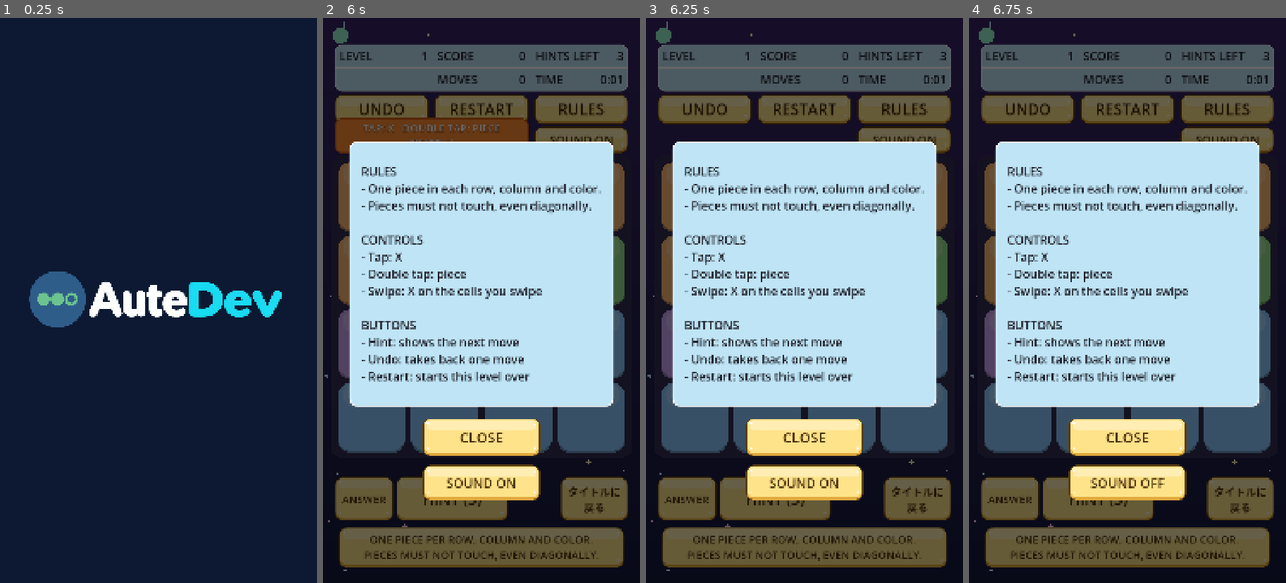
Above: before the commit, frames 1-4 (left to right).
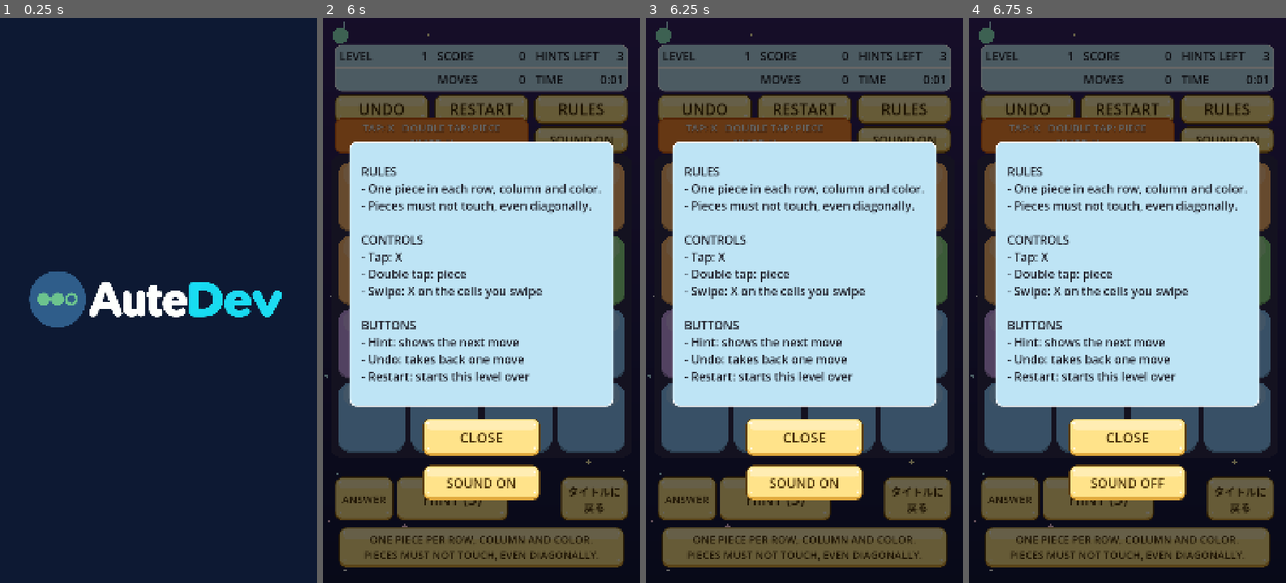
Above: after the commit, the same moments.

Repository: hidekig1001-cell/invader-radar
Game: Godot game, scene res://scenes/app.tscn
Two runs of this game, one before a commit and one after it. Both use one fixed random seed, a clock stepped at 60 frames per second and the inputs below.
Inputs (mouse positions are in pixels of both pictures, inside the frame that each line leads up to):
- Up to frame 1 (0.25 s): no input
- Up to frame 2 (6 s): tap Enter at 0.5 s; move the mouse to (551, 272) at 0.52 s; hold Shift 0.53-1.25 s; click (551, 272) at 0.67 s; click "English" at 1.25 s; click "START NOW" at 2 s; click "RESTART" at 2.75 s; click "RESTART" at 3.5 s; click "RESTART" at 4.25 s; click "UNDO" at 5 s; click "RULES" at 5.75 s
- Up to frame 3 (6.25 s): no input
- Up to frame 4 (6.75 s): click "HINT (3)" at 6.5 s

Frames 1-2 are identical in both runs. In frame 3, 2.5% of the frame differs, in the area x 3-65%, y 17-24%; in frame 4, 2.5%.

Commit message:
Pixel 指摘 3: 操作の説明を消さずに出しておく
- show_help() を足し、ゲームの始め・チュートリアルの終わりに操作の説明を出しっぱなし（seconds 0）にする
- ヒントが消えたとき（_refresh）・クリアの表示から次の面に進んだとき・決定ボタン（on_apply）のあとは操作の説明に戻す
- チュートリアルの間は出さない。文は今の language から作る
- クリアの表示（session.status == "cleared"）は今のまま消さない
- 既存のテスト test_cr_1134（2 か所）と test_cr_1076 の「吹き出しが消える」表明を「操作の説明が出ている」に

Co-Authored-By: Claude Opus 5.5 <noreply@anthropic.com>
Claude-Session: https://claude.ai/code/session_01Dh6uQutkfBWnxNoiKRmAYL

Diff:
--- a/scenes/main.gd
+++ b/scenes/main.gd
@@ -92,7 +92,7 @@
 	)
 	hud.set_language(language)
 	_refresh()
-	bubble.show_text(help_text(), 4.0)
+	show_help()
 
 	rules_label = RulesLabelScript.new()
 	add_child(rules_label)
@@ -306,7 +306,7 @@
 
 func on_apply() -> void:
 	sound.play_sfx("button")
-	bubble.clear_text()
+	show_help()
 	board_view.hint_cell = Vector2i(-1, -1)
 	hud.set_apply_visible(false)
 	session.apply_hint()
@@ -345,9 +345,10 @@
 		bubble.show_tile(cleared_text(), board_view.position + board_view.board_rect().get_center())
 	elif bubble.text == cleared_text():
 		bubble.clear_text()
+		show_help()
 	if session.current_hint.is_empty():
 		if board_view.hint_cell.x >= 0 and session.status != "cleared":
-			bubble.clear_text()
+			show_help()
 		board_view.hint_cell = Vector2i(-1, -1)
 		hud.set_apply_visible(false)
 
@@ -381,7 +382,7 @@
 	board_view.highlight_cells = []
 	hud.set_tutorial_mode(false)
 	bubble.clear_text()
-	bubble.show_text(help_text(), 4.0)
+	show_help()
 	_refresh()
 	tutorial_finished.emit()
 
@@ -416,6 +417,14 @@
 		board_view.queue_redraw()
 
 
+# 操作の説明を消さずに出しておく（ヒント・クリアの表示・チュートリアルの間はそちらを出す）。
+# 文は今の language から作るので、言語を切り替えたあとはその言語の説明になる。
+func show_help() -> void:
+	if is_tutorial():
+		return
+	bubble.show_text(help_text(), 0.0)
+
+
 func help_text() -> String:
 	if language == "ja":
 		return "タップ: ×   ダブルタップ: 駒   スワイプ: ×"
--- a/test/cr/test_cr_1076.gd
+++ b/test/cr/test_cr_1076.gd
@@ -47,5 +47,5 @@
 
 	m.session.next_level()
 	assert_false(m.bubble.tile_mode)
-	assert_false(m.bubble.visible)
+	assert_true(m.bubble.visible)
 	assert_eq(m.bubble.position, p0)
--- a/test/cr/test_cr_1134.gd
+++ b/test/cr/test_cr_1134.gd
@@ -22,7 +22,7 @@
 
 	assert_true(m.session.current_hint.is_empty())
 	assert_eq(m.board_view.hint_cell, Vector2i(-1, -1))
-	assert_eq(m.bubble.text, "")
+	assert_eq(m.bubble.text, m.help_text())
 
 
 func test_session_hint_clear_on_tap_and_undo() -> void:
@@ -53,7 +53,7 @@
 
 	m.session.current_hint = {}
 	m._refresh()
-	assert_eq(m.bubble.text, "")
+	assert_eq(m.bubble.text, m.help_text())
 
 	m.board_view.hint_cell = Vector2i(1, 0)
 	m.session.status = "cleared"
